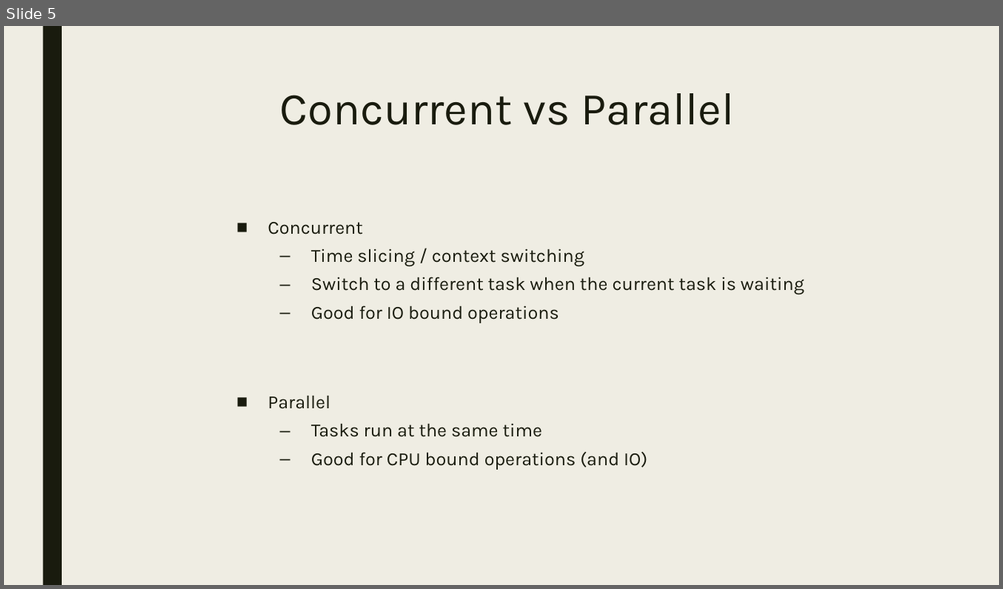
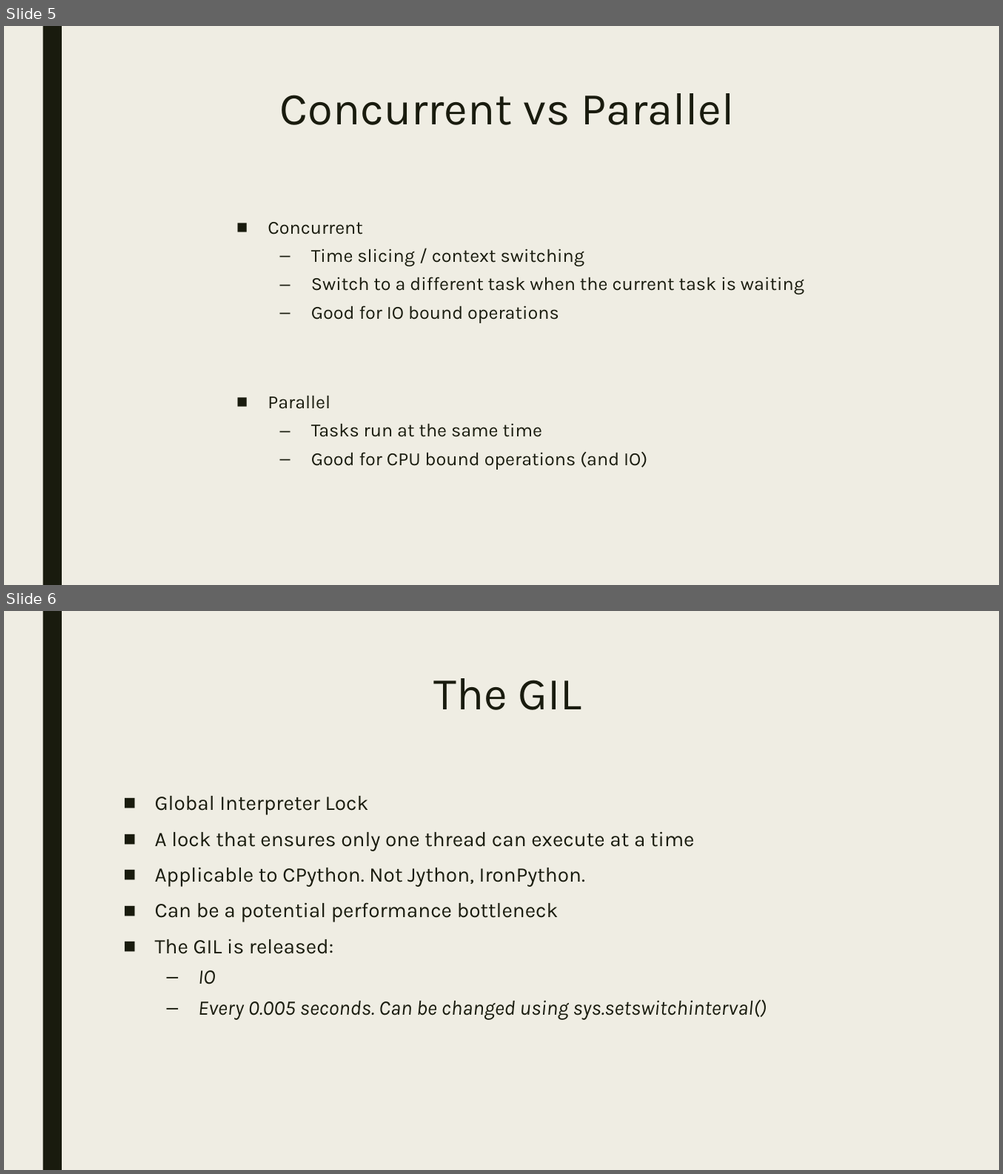
Before and after one commit to bdelate/talk-python-async, a slide deck: slides.pptx. Shown one above the other, each under a label of ours: slide 5 before the commit, slides 5 and 6 after it. The pictures are 1003x589 and 1003x1174 pixels, drawn with LibreOffice and Linux fonts; fonts in the diff are those of the drawing. Boxes give left, top, right and bottom in pixels: in the first picture for what was removed or moved away, otherwise in the second. Text is boxed around its words. In the diff, an @@ line names an element or a change of style, - is before the commit and + after.

```diff
--- a/slides.pptx
+++ b/slides.pptx
@@ slide 6 added at [4, 611, 999, 1170], background #EFEDE3; not listed: 1 template element that a slide beside it also shows @@
@@ title added at [433, 678, 581, 710], 44 pt, text #191B0E @@
+The GIL
@@ text added at [155, 796, 766, 1020], 20 pt, text #191B0E @@
+■ Global Interpreter Lock
+■ A lock that ensures only one thread can execute at a time
+■ Applicable to CPython. Not Jython, IronPython.
+■ Can be a potential performance bottleneck
+■ The GIL is released:
+  – IO
+  – Every 0.005 seconds. Can be changed using sys.setswitchinterval()
```
Also in this commit, not shown: 1 slide changed, 8 other slides added, 1 other file.
